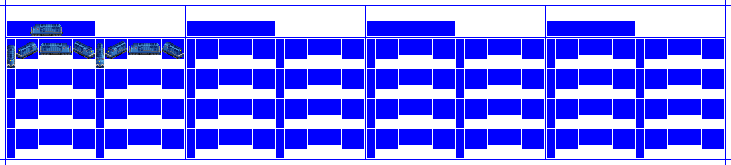
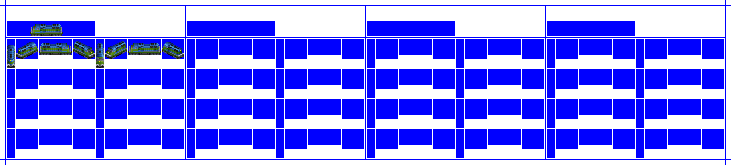
The second 731px x 165px image is a revision of the first. Changes to its layers:
painted on "Lights" over box(91, 51, 109, 53)
added layer "BLACK copy" above "BLACK" over box(7, 24, 184, 68)
hid "CC1", painted on it over box(7, 24, 184, 68)
